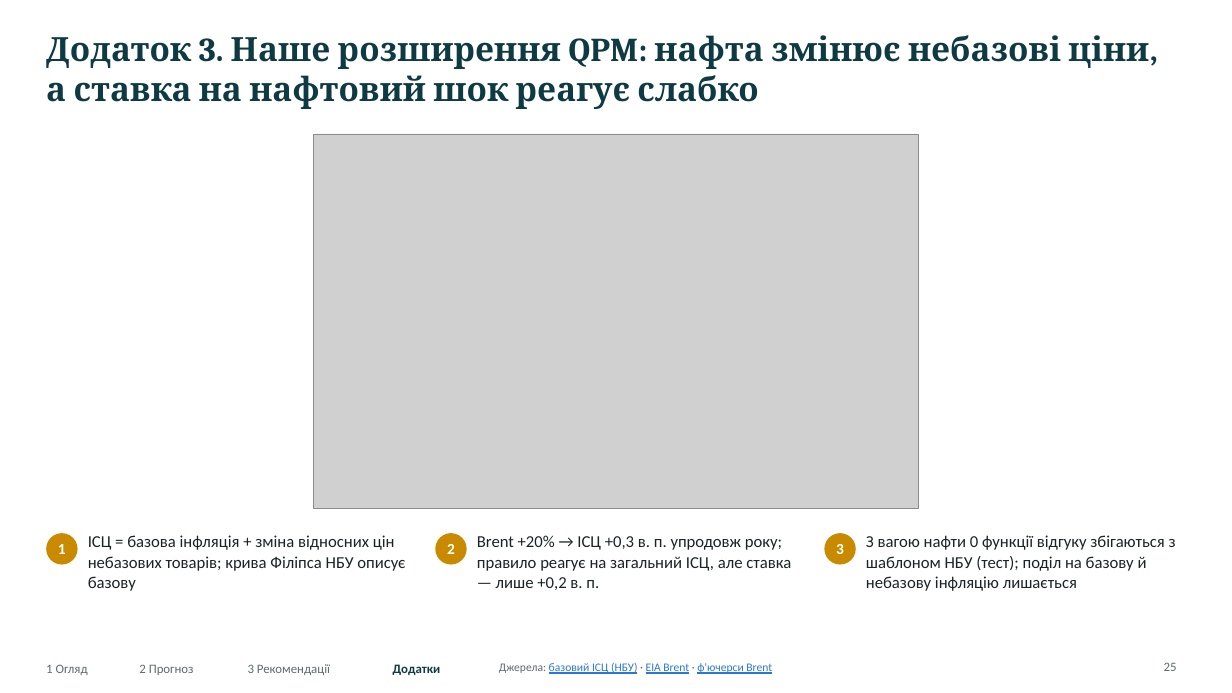
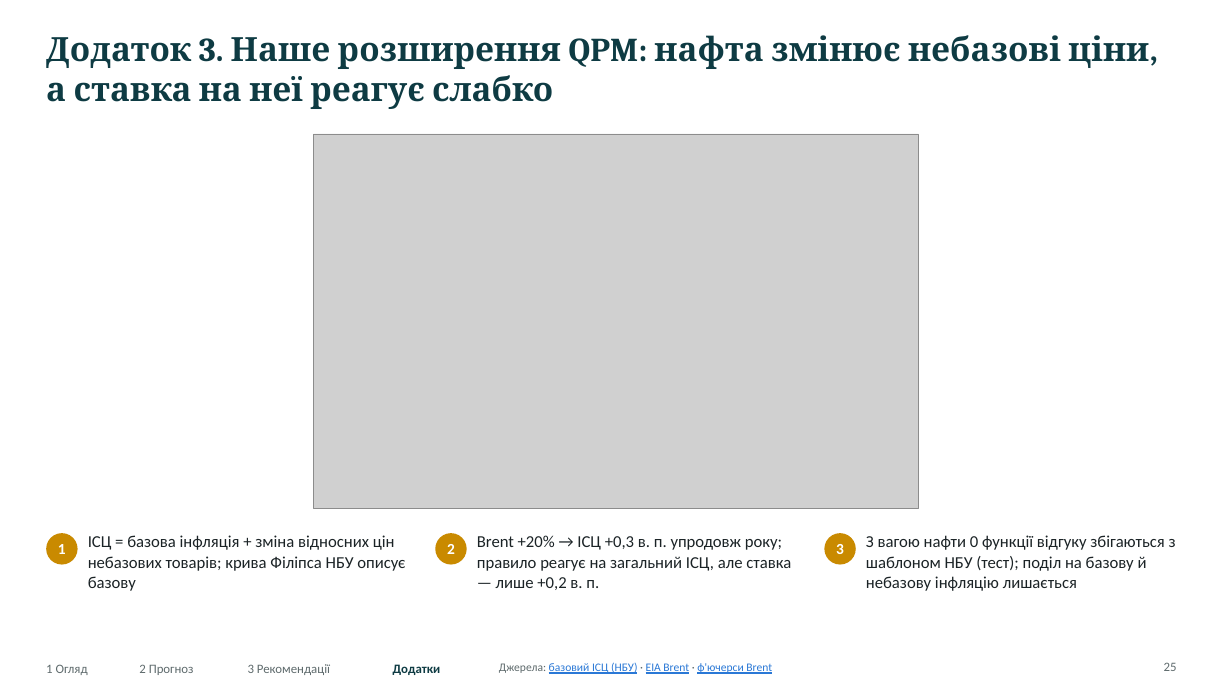
Before and after one commit to caplitt/nbu-challenge-2026, a slide deck: slide 25 of presentation/NBU_University_Challenge_2026.pptx. Drawn at 1232x693 pixels with LibreOffice and Linux fonts; fonts in the diff are those of the drawing; grey boxes stand for pictures. Boxes give left, top, right and bottom in pixels: in the first picture for what was removed or moved away, otherwise in the second. Text is boxed around its words. In the diff, an @@ line names an element or a change of style, - is before the commit and + after.

```diff
--- a/presentation/NBU_University_Challenge_2026.pptx
+++ b/presentation/NBU_University_Challenge_2026.pptx
@@ title at [46,35,1149,109]: text changed @@
-Додаток 3. Наше розширення QPM: нафта змінює небазові ціни, а ставка на нафтовий шок реагує слабко
+Додаток 3. Наше розширення QPM: нафта змінює небазові ціни, а ставка на неї реагує слабко
```
Also in this commit, not shown: 22 other slides changed, 34 other files.
